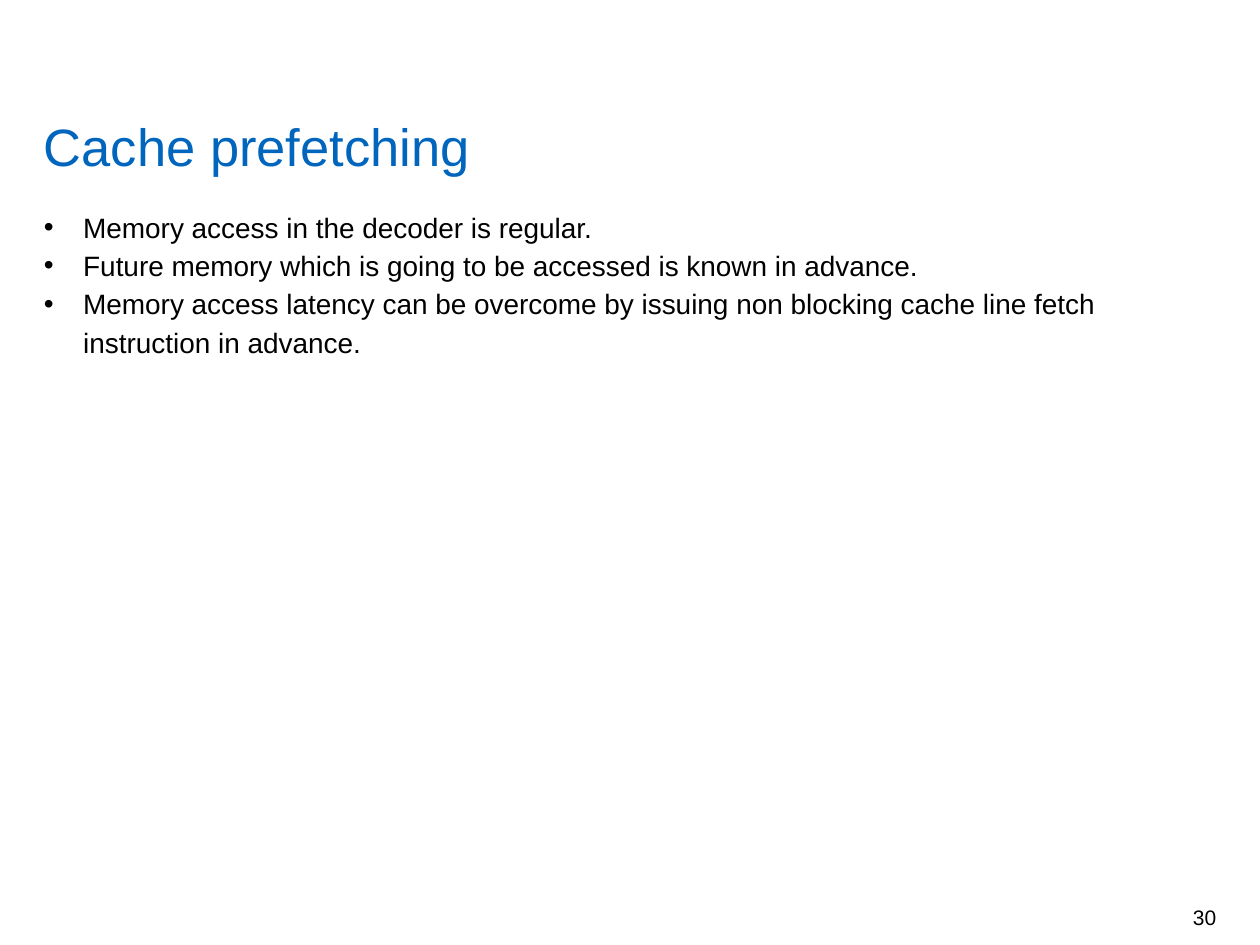
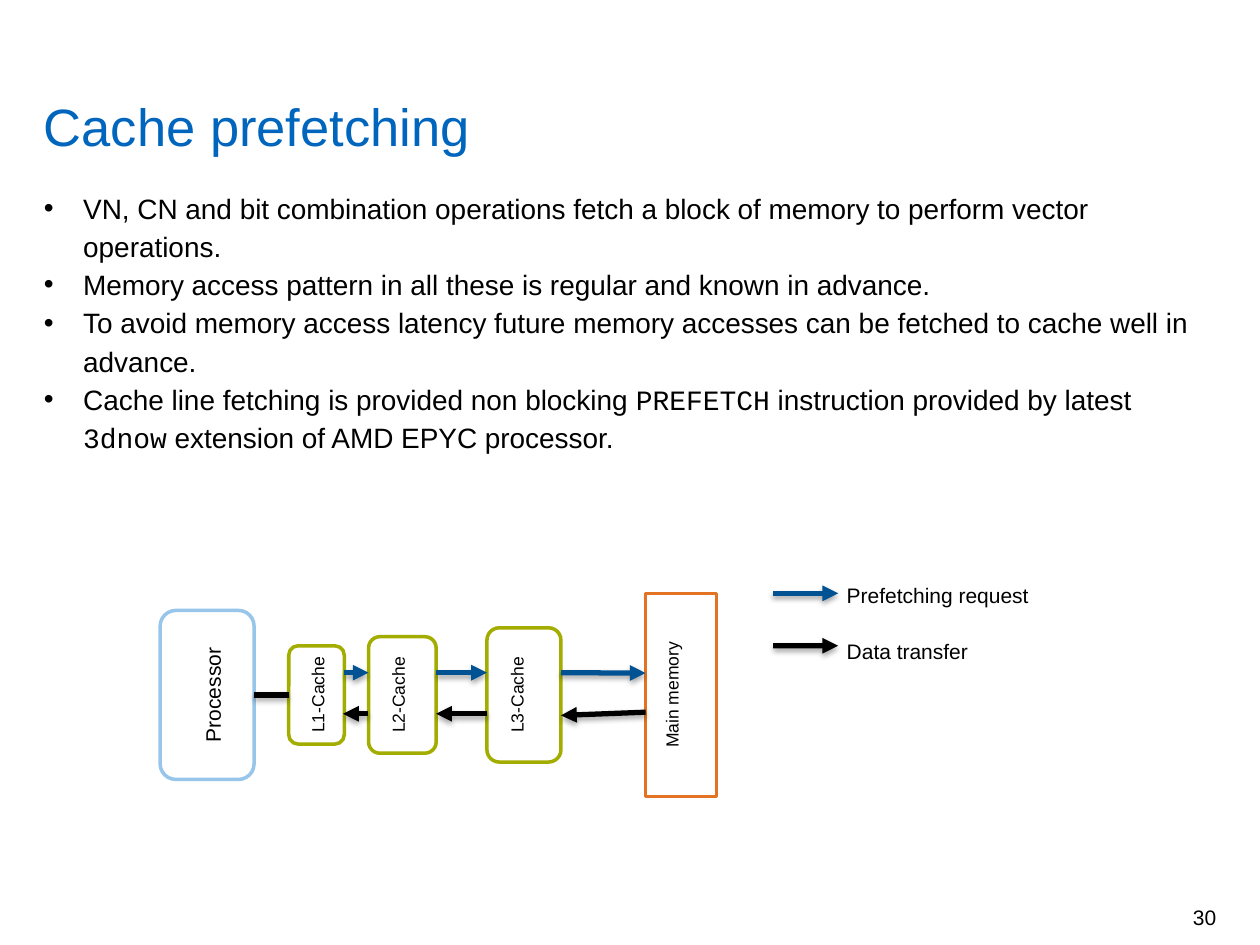
Before and after one commit to yadhu1961/thesis_5GPolorCodes, a slide deck: slide 30 of final_presentation/finalPpt.pptx. Drawn at 1260x945 pixels with LibreOffice and Linux fonts; fonts in the diff are those of the drawing; background and template pictures are left out. Boxes give left, top, right and bottom in pixels: in the first picture for what was removed or moved away, otherwise in the second. Text is boxed around its words. In the diff, an @@ line names an element or a change of style, - is before the commit and + after.

Commit message:
presentation done

```diff
--- a/final_presentation/finalPpt.pptx
+++ b/final_presentation/finalPpt.pptx
@@ title "Cache prefetching": place and size @@
-title "Cache prefetching" at [44,128,470,177]
+title "Cache prefetching" at [44,108,470,157]
@@ text at [83,198,1188,453]: text changed @@
-• Memory access in the decoder is regular.
-• Future memory which is going to be accessed is known in advance.
-• Memory access latency can be overcome by issuing non blocking cache line fetch instruction in advance.
+• VN, CN and bit combination operations fetch a block of memory to perform vector operations.
+• Memory access pattern in all these is regular and known in advance.
+• To avoid memory access latency future memory accesses can be fetched to cache well in advance.
+• Cache line fetching is provided non blocking PREFETCH instruction provided by latest 3dnow extension of AMD EPYC processor.
@@ group added at [159,587,1029,796]: 8 arrows, 4 rounded rectangles, 2 texts, 1 rectangle, 1 line @@
+Processor
+L1-Cache
+L2-Cache
+L3-Cache
+Main memory
+Prefetching request
+Data transfer
```
Also in this commit, not shown: 7 other slides changed, 1 other file.
